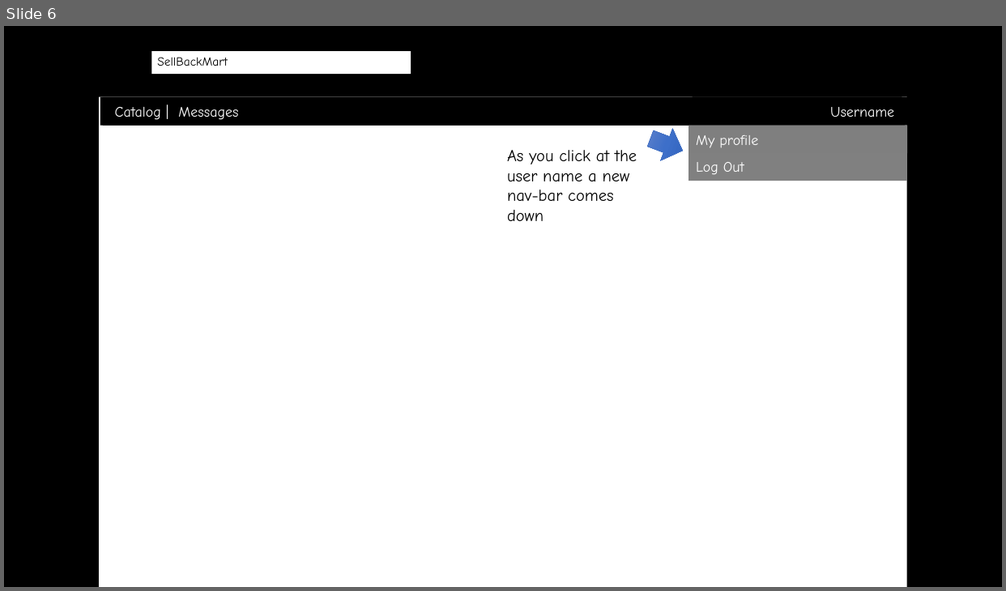
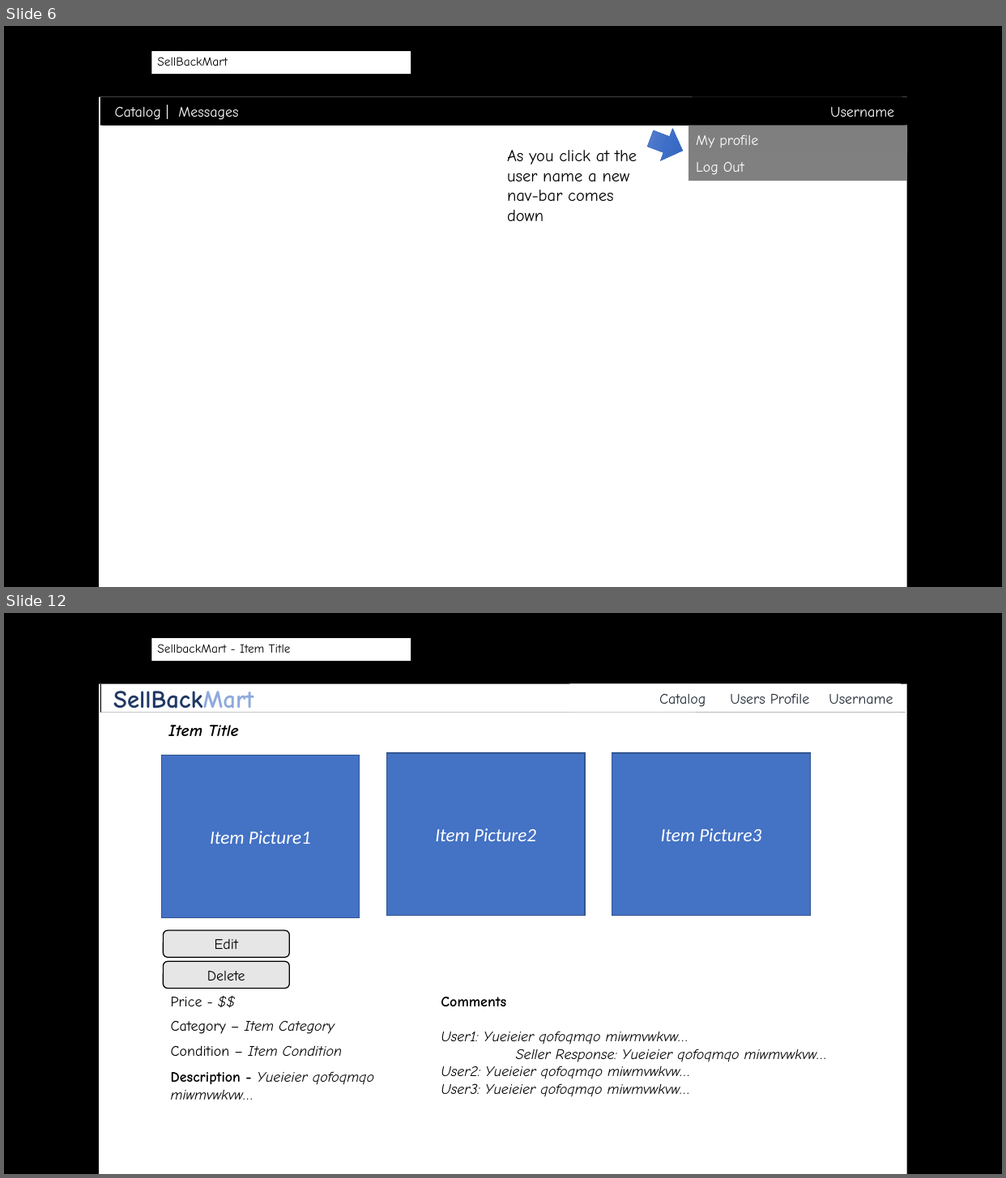
Before and after one commit to byllynho/SellBackMart, a slide deck: docs/wireframes/wireframes.pptx. Shown one above the other, each under a label of ours: slide 6 before the commit, slides 6 and 12 after it; the slides between them are not shown. The pictures are 1006x591 and 1006x1178 pixels, drawn with LibreOffice and Linux fonts; fonts in the diff are those of the drawing; background and template pictures are left out. Boxes give left, top, right and bottom in pixels: in the first picture for what was removed or moved away, otherwise in the second. Text is boxed around its words. In the diff, an @@ line names an element or a change of style, - is before the commit and + after.

```diff
--- a/docs/wireframes/wireframes.pptx
+++ b/docs/wireframes/wireframes.pptx
@@ slide 12 added at box(4, 613, 1002, 1174), background picture (left out); not listed: 2 template elements that a slide beside it also shows @@
@@ text added at box(157, 644, 291, 653), 12 pt, text #000000 @@
+SellbackMart - Item Title
@@ rectangle added at box(100, 684, 906, 713), fill #000000, 14 pt, text #FFFFFF @@
+Profile | Catalog | Messages
@@ rectangle added at box(101, 684, 906, 713), fill #FFFFFF, 24 pt, text #203864, bold @@
+SellBackMart
@@ rectangle added at box(570, 684, 901, 713), fill #FFFFFF, 14 pt, text #222A35 @@
+Catalog Users Profile Username
@@ rectangle added at box(696, 684, 906, 713), fill #000000, 14 pt, text #FFFFFF @@
+Log Out
@@ text added at box(168, 725, 238, 736), 16 pt, text #000000, bold, italic @@
+Item Title
@@ rectangle added at box(161, 756, 360, 918), fill #4472C4, outline #325491 1 pt, 18 pt, text #FFFFFF, italic @@
+Item Picture1
@@ rectangle added at box(386, 753, 585, 915), fill #4472C4, outline #325491 1 pt, 18 pt, text #FFFFFF, italic @@
+Item Picture2
@@ rectangle added at box(612, 753, 811, 915), fill #4472C4, outline #325491 1 pt, 18 pt, text #FFFFFF, italic @@
+Item Picture3
@@ text added at box(210, 832, 245, 844), 12 pt, text #000000 @@
+http://localhost:3000/items/view_item_#
@@ rounded rectangle added at box(164, 931, 290, 957), fill #E7E6E6, outline #000000 1 pt, 14 pt, text #000000 @@
+Edit
@@ rounded rectangle added at box(164, 962, 290, 989), fill #E7E6E6, outline #000000 1 pt, 14 pt, text #000000 @@
+Delete
@@ text added at box(171, 997, 202, 1007), 14 pt, text #000000 @@
+Price - $$
@@ text added at box(441, 997, 828, 1097), 14 pt, text #000000, italic @@
+Comments
+User1: Yueieier qofoqmqo miwmvwkvw…
+Seller Response: Yueieier qofoqmqo miwmvwkvw…
+User2: Yueieier qofoqmqo miwmvwkvw…
+User3: Yueieier qofoqmqo miwmvwkvw…
@@ text added at box(171, 1021, 334, 1034), 14 pt, text #000000, italic @@
+Category – Item Category
@@ text added at box(171, 1046, 342, 1056), 14 pt, text #000000, italic @@
+Condition – Item Condition
@@ text added at box(171, 1071, 374, 1100), 14 pt, text #000000, italic @@
+Description - Yueieier qofoqmqo miwmvwkvw…
```
Also in this commit, not shown: 11 slides changed, 2 other files.
